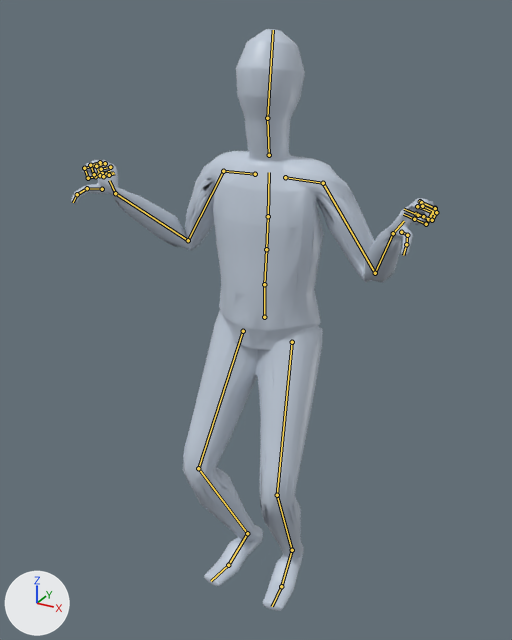
An edit to the glTF model app/assets/anims/Base/notice.glb, drawn before and after from the same camera.
Before and after are seen from a camera (50 mm lens) standing at (0.883, -1.674, 1.752) and looking at (-0.021, -0.031, 0.93). Every picture has the same lights, and +X, +Y and +Z are marked at lower left. The first picture is the older version. Both versions are drawn at frame 24 of the action 'Animation'; the numbers are the values there. The bones that change, and the others that lie on the model, are drawn over the model as lines.

The first picture shows 'Body_human_male'.
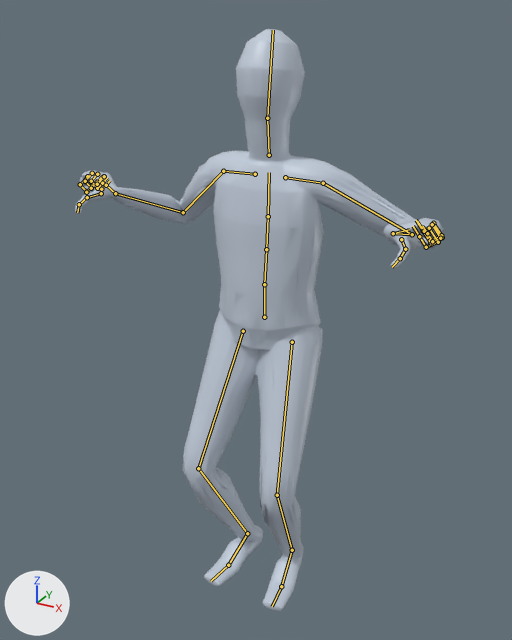
Where the change shows, as pixel boxes (x1, y1, x2, y2) in the pictures (512 x 640 px):
'Body_human_male', posed: before (71, 29, 439, 611); after (75, 29, 444, 611)
bone 'mixamorig:LeftArm', root to tip: before (323, 183) to (375, 273); after (323, 183) to (412, 234)
bone 'mixamorig:LeftHand', root to tip: before (393, 233) to (404, 221); after (393, 233) to (409, 229)
bone 'mixamorig:RightArm', root to tip: before (223, 171) to (188, 240); after (223, 171) to (183, 212)
bone 'mixamorig:RightHand', root to tip: before (115, 193) to (109, 180); after (115, 193) to (106, 185)

The change, as a list of edits to the scene's bpy script:
```text
Change bone_mixamorig_leftarm:
    where bone_mixamorig_leftarm = bpy.data.objects['Armature'].pose.bones['mixamorig:LeftArm']  # child of 'mixamorig:LeftShoulder'
    bone_mixamorig_leftarm.rotation_quaternion: (0.804, -0.437, -0.35, 0.2) -> (0.934, -0.247, -0.154, 0.209)  # degrees (-66, -23, 43) -> degrees (-32, -11, 28)
Change bone_mixamorig_lefthand:
    where bone_mixamorig_lefthand = bpy.data.objects['Armature'].pose.bones['mixamorig:LeftHand']  # child of 'mixamorig:LeftForeArm'
    bone_mixamorig_lefthand.rotation_quaternion: (0.582, 0.318, 0.701, 0.264) -> (0.686, 0.21, 0.342, 0.607)  # degrees (104, 40, 99) -> degrees (46, 12, 88)
Change bone_mixamorig_rightarm:
    where bone_mixamorig_rightarm = bpy.data.objects['Armature'].pose.bones['mixamorig:RightArm']  # child of 'mixamorig:RightShoulder'
    bone_mixamorig_rightarm.rotation_quaternion: (0.804, -0.437, 0.35, -0.2) -> (0.908, -0.298, 0.206, -0.208)  # degrees (-66, 23, -43) -> degrees (-40, 14, -31)
Change bone_mixamorig_righthand:
    where bone_mixamorig_righthand = bpy.data.objects['Armature'].pose.bones['mixamorig:RightHand']  # child of 'mixamorig:RightForeArm'
    bone_mixamorig_righthand.rotation_quaternion: (0.582, 0.318, -0.701, -0.264) -> (0.669, 0.236, -0.445, -0.546)  # degrees (104, -40, -99) -> degrees (58, -20, -90)
```
